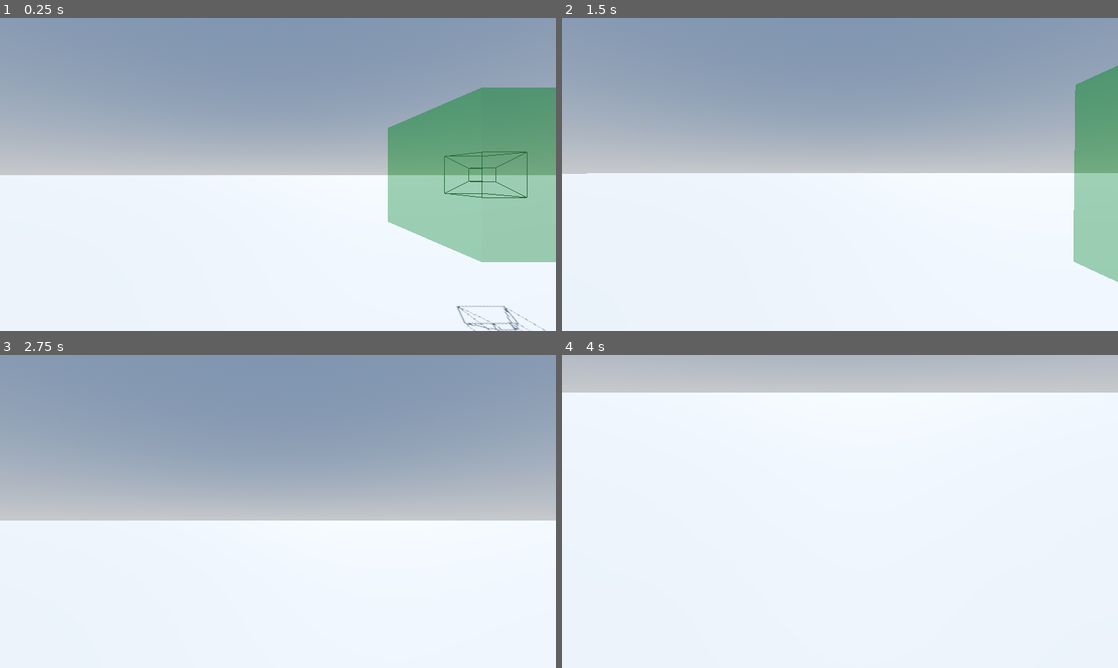
Above: before the commit, frames 1-4 (two rows, left to right).
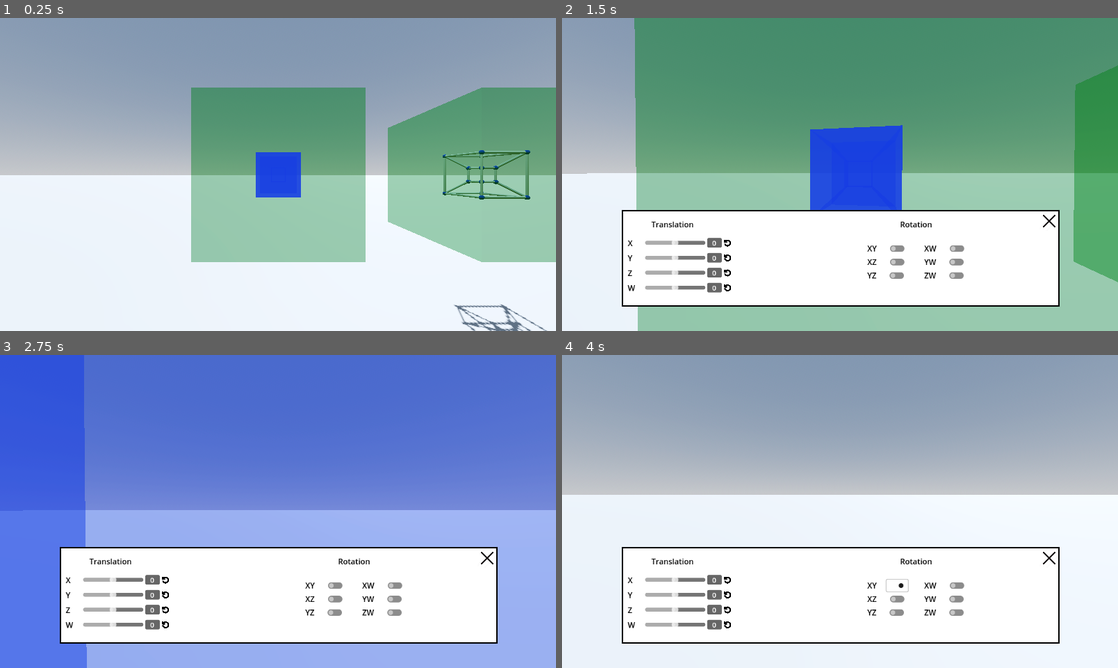
Above: after the commit, the same moments.

Repository: Stantrh/Projet_Tutore_4D_VR_KOMODZINSKI_RYSAK_TROHA
Game: Godot game, scene res://Scenes/world.tscn
Two runs of this game, one before a commit and one after it. Both use one fixed random seed, a clock stepped at 60 frames per second and the inputs below. This scene is started directly instead of the project's main scene.
Inputs (mouse positions are in pixels of both pictures, inside the frame that each line leads up to):
- Up to frame 1 (0.25 s): no input
- Up to frame 2 (1.5 s): tap Enter at 0.5 s; move the mouse to (867, 174) at 0.52 s; hold Middle mouse button (rotate) 0.53-1.28 s; hold W (move_forward) from 0.53 s (still down); move the mouse to (812, 174) at 1.27 s; click (812, 174) at 1.35 s
- Up to frame 3 (2.75 s): keep holding W (move_forward); move the mouse to (289, 505) at 2.02 s; hold Middle mouse button (rotate) from 2.03 s (still down)
- Up to frame 4 (4 s): move the mouse to (834, 517) at 2.77 s; release Middle mouse button (rotate) at 2.78 s; click (834, 517) at 2.85 s; release W (move_forward) at 3.5 s; click (895, 586) at 3.52 s

The runs differ from the first frame. In frame 1, 18% of the frame differs, in the area x 34-99%, y 22-100%; in frame 2, 66%; in frame 3, 78%, in the area x 0-100%, y 0-100%; in frame 4, 47%.

Commit message:
Bug Fix world2

Diff:
--- a/app4d/Scenes/world.tscn
+++ b/app4d/Scenes/world.tscn
@@ -34,6 +34,12 @@
 
 [node name="HyperCubeS" parent="." instance=ExtResource("1_gh55x")]
 transform = Transform3D(1, 0, 0, 0, 1, 0, 0, 0, 1, 10, 5, 0)
+mesh_mode = 2
+projection_mode = 1
+
+[node name="HyperCubeS2" parent="." instance=ExtResource("1_gh55x")]
+transform = Transform3D(1, 0, 0, 0, 1, 0, 0, 0, 1, 0, 5, 0)
+mesh_mode = 1
 projection_mode = 1
 
 [node name="CharacterView" parent="." instance=ExtResource("2_wfvje")]
--- a/app4d/Scripts/world_2.gd
+++ b/app4d/Scripts/world_2.gd
@@ -17,6 +17,7 @@
 		shapes[i].global_position = markers[i].global_position
 
 
+
 # Called every frame. 'delta' is the elapsed time since the previous frame.
 func _process(delta):
 	if $CanvasLayer/UI.visible == false :
@@ -24,7 +25,4 @@
 
 
 func _on_character_view_object_selected(object):
-	$CanvasLayer/UI.visible = true
-	$CanvasLayer/UI.object_controlled = object
-	Input.set_mouse_mode(Input.MOUSE_MODE_VISIBLE)
-	$CanvasLayer/TextureRect.visible = false
+	$CanvasLayer/UI.open_interface(object)
